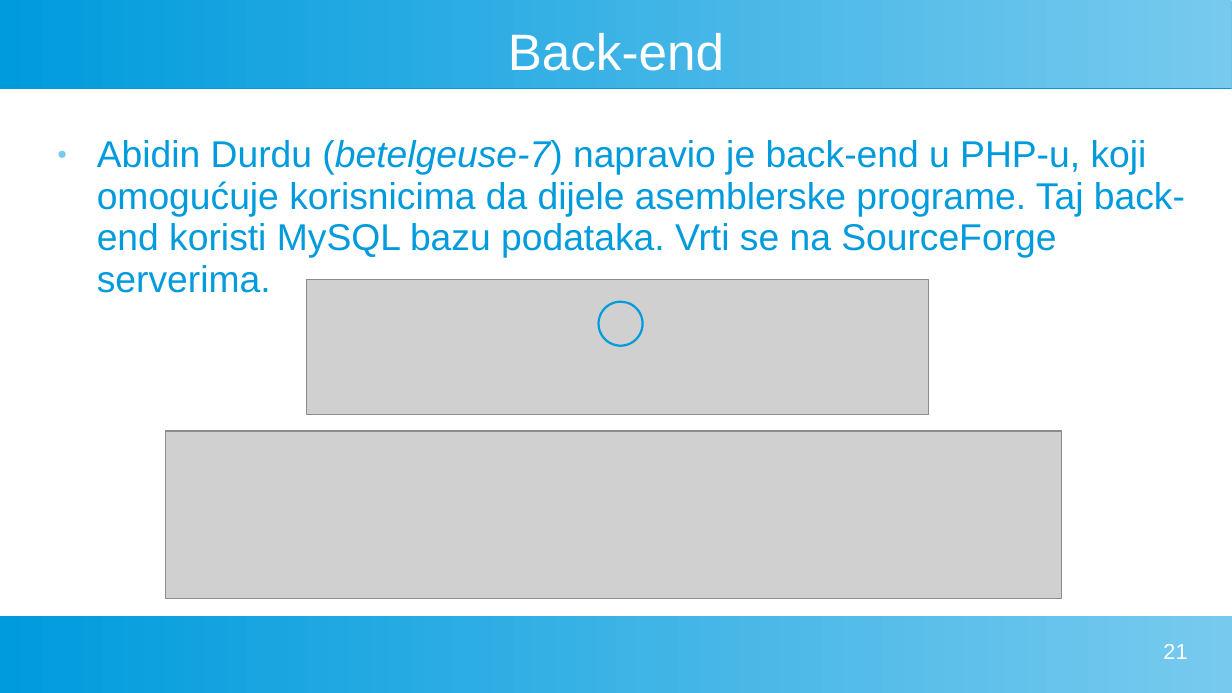
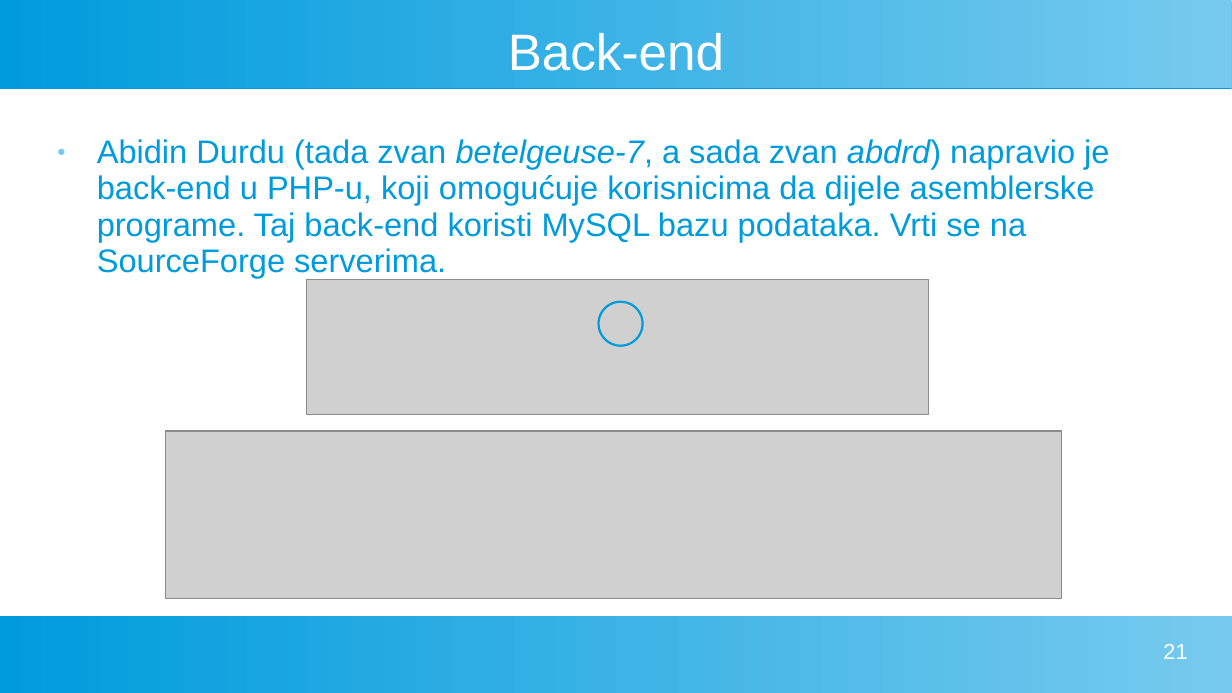
Before and after one commit to FlatAssembler/FlatAssembler.github.io, a slide deck: slide 21 of PicoBlaze/PicoBlaze.ppt. Drawn at 1232x693 pixels with LibreOffice and Linux fonts; fonts in the diff are those of the drawing; grey boxes stand for pictures. Boxes give left, top, right and bottom in pixels: in the first picture for what was removed or moved away, otherwise in the second. Text is boxed around its words. In the diff, an @@ line names an element or a change of style, - is before the commit and + after.

```diff
--- a/PicoBlaze/PicoBlaze.ppt
+++ b/PicoBlaze/PicoBlaze.ppt
@@ text at [97, 139, 1109, 278]: text changed; size 24 to 21 pt @@
-● Abidin Durdu (betelgeuse-7) napravio je back-end u PHP-u, koji omogućuje korisnicima da dijele asemblerske programe. Taj back-end koristi MySQL bazu podataka. Vrti se na SourceForge serverima.
+● Abidin Durdu (tada zvan betelgeuse-7, a sada zvan abdrd) napravio je back-end u PHP-u, koji omogućuje korisnicima da dijele asemblerske programe. Taj back-end koristi MySQL bazu podataka. Vrti se na SourceForge serverima.
```
Also in this commit, not shown: 1 other slide changed.
